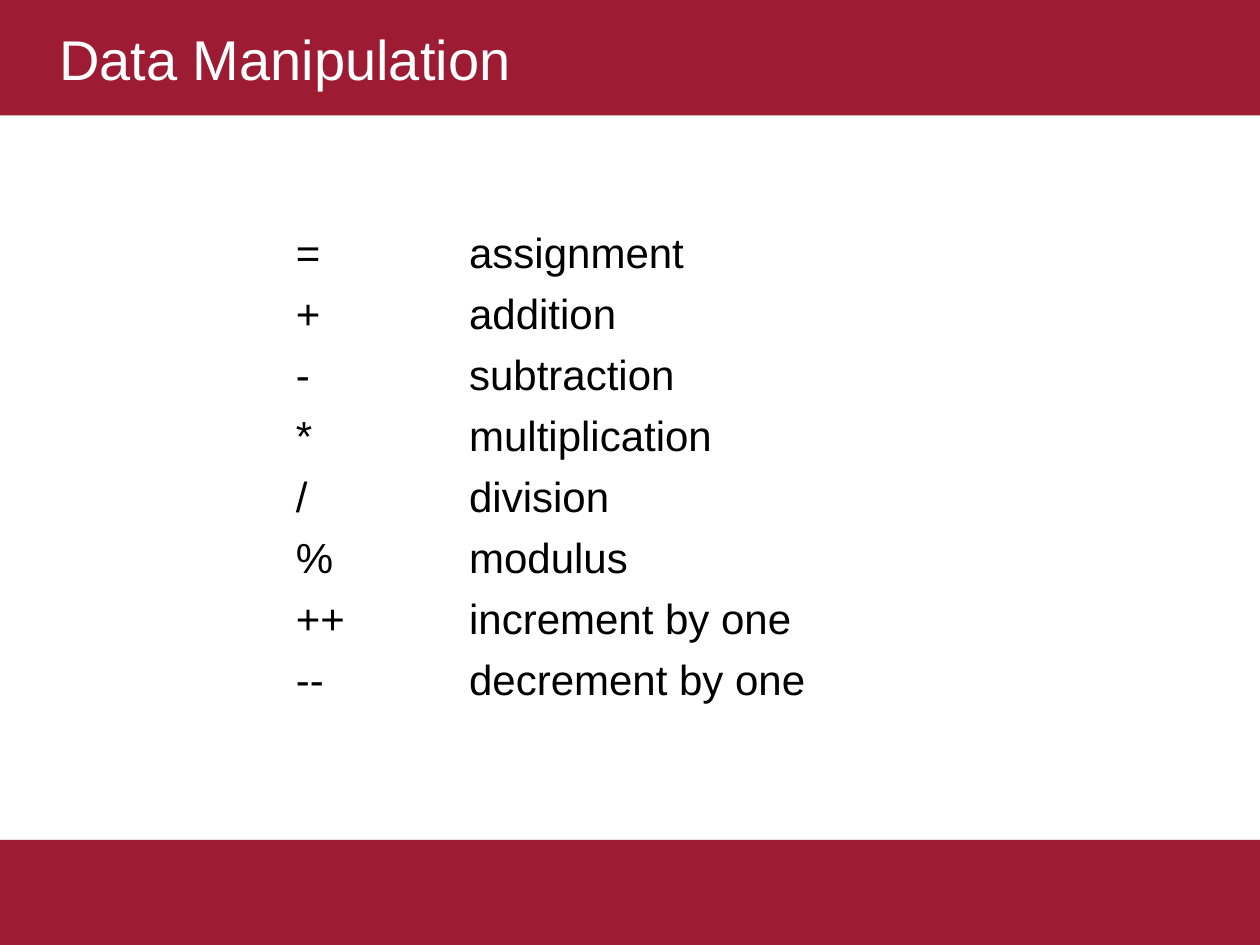
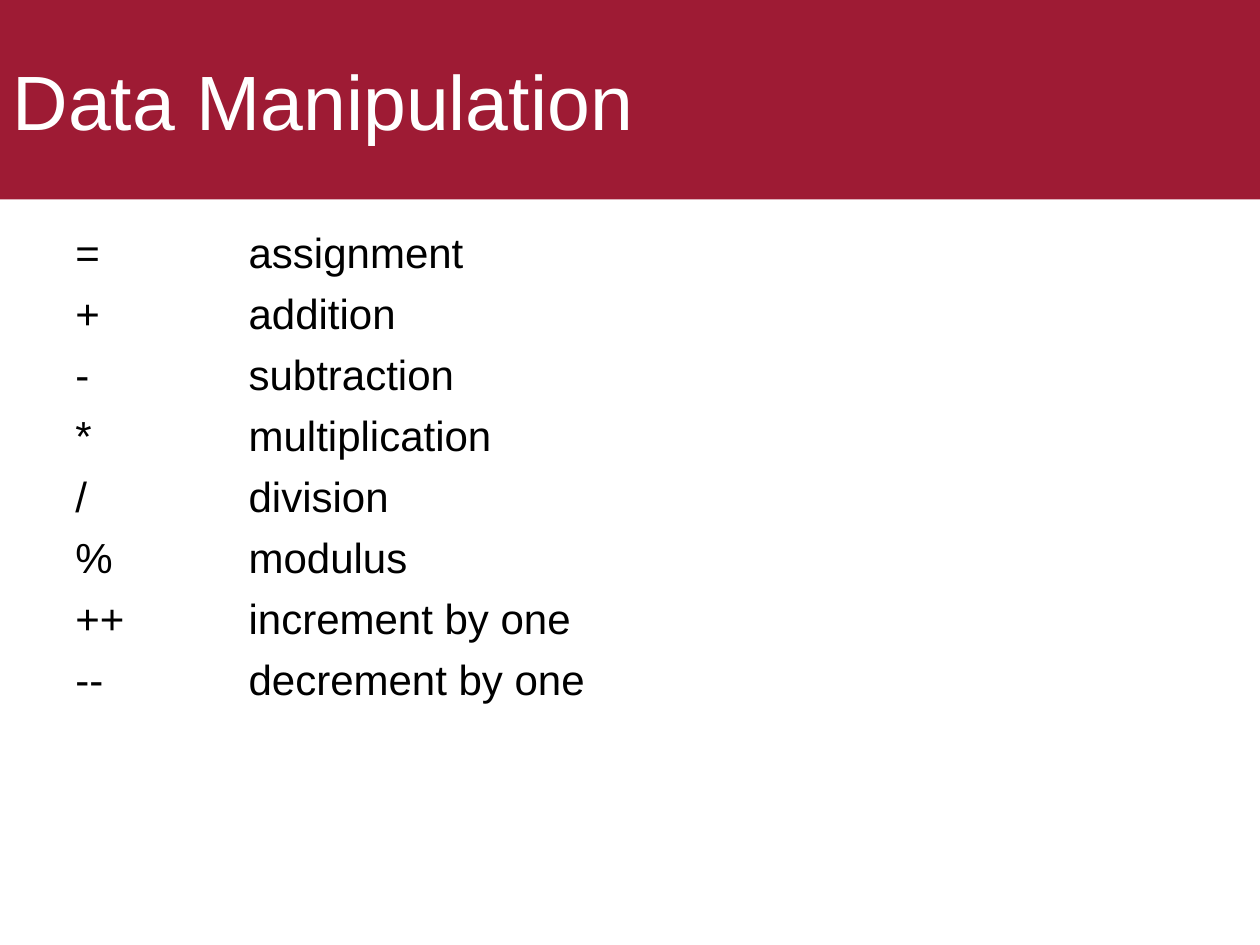
Before and after one commit to ekof-dss/teaching-samples-2021-22, a slide deck: slide 16 of presentations/01-c-sharp-procedural.ppt (slide 12 before the commit). Drawn at 1260x945 pixels with LibreOffice and Linux fonts; fonts in the diff are those of the drawing. Boxes give left, top, right and bottom in pixels: in the first picture for what was removed or moved away, otherwise in the second. Text is boxed around its words. In the diff, an @@ line names an element or a change of style, - is before the commit and + after.

```diff
--- a/presentations/01-c-sharp-procedural.ppt
+++ b/presentations/01-c-sharp-procedural.ppt
@@ title "Data Manipulation" resized from (x1=0, y1=0, x2=1260, y2=116) to (x1=0, y1=0, x2=1260, y2=199) @@
@@ title "Data Manipulation" at (x1=0, y1=0, x2=1260, y2=199): size 32 to 44 pt; indent changed @@
@@ text "= assignment" moved from (x1=469, y1=237, x2=805, y2=703) to (x1=249, y1=237, x2=585, y2=703) @@
@@ rectangle removed at (x1=0, y1=840, x2=1260, y2=945) @@
```
Also in this commit, not shown: 13 other slides changed, 5 slides added, 3 slides removed, 2 other files.
